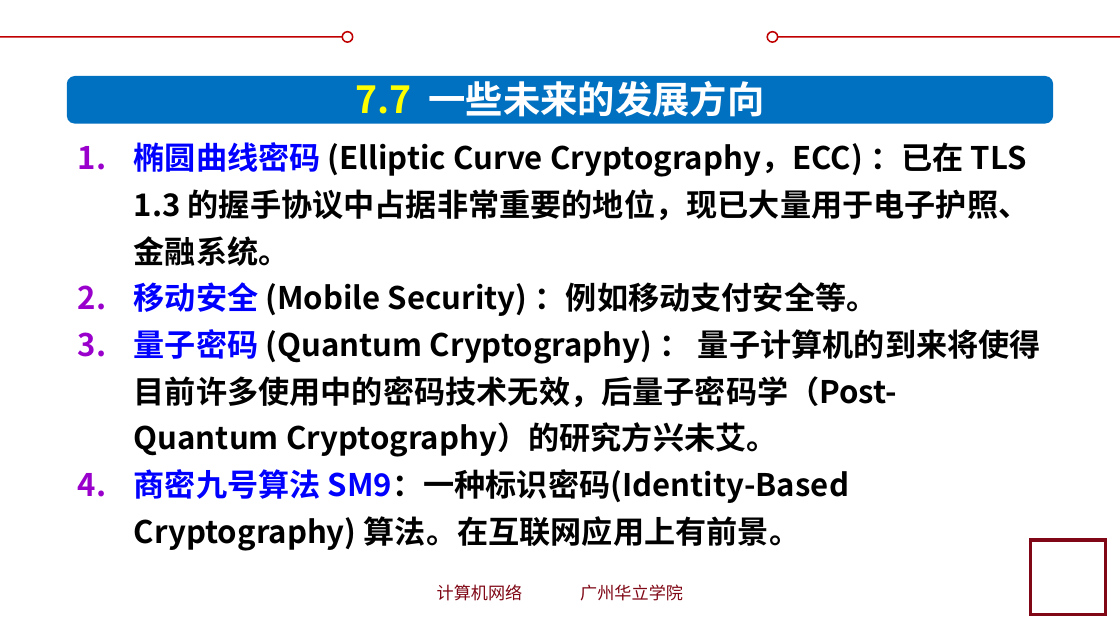
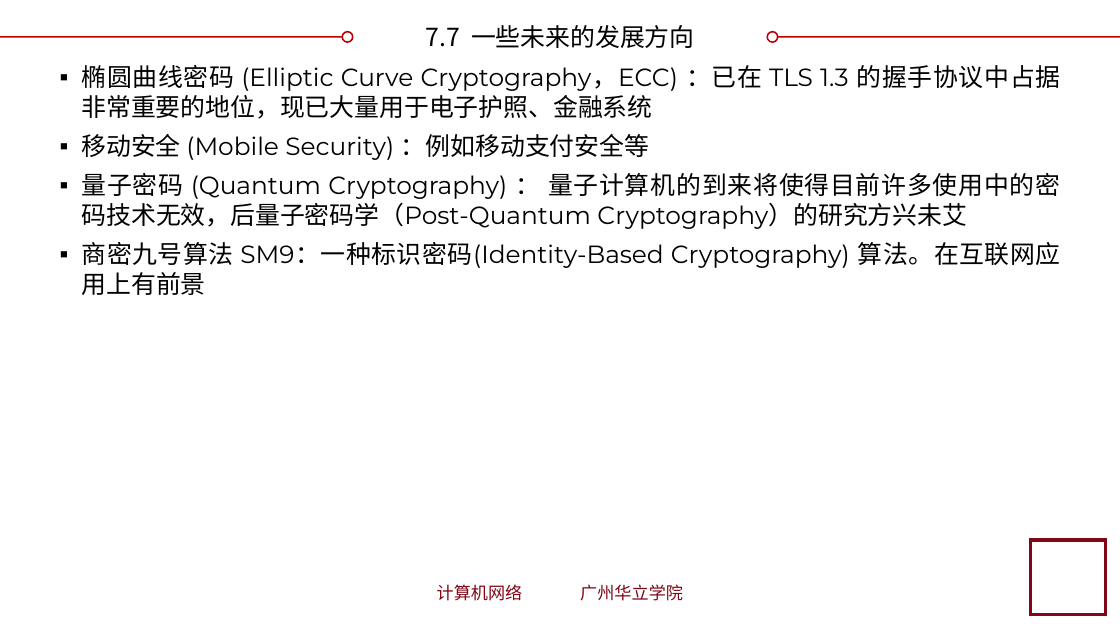
Before and after one commit to glplaman/glplaman.github.io, a slide deck: slide 110 of network/ppt/chap7.pptx (slide 112 before the commit). Drawn at 1120x630 pixels with LibreOffice and Linux fonts; fonts in the diff are those of the drawing; background and template pictures are left out. Boxes give left, top, right and bottom in pixels: in the first picture for what was removed or moved away, otherwise in the second. Text is boxed around its words. In the diff, an @@ line names an element or a change of style, - is before the commit and + after.

```diff
--- a/network/ppt/chap7.pptx
+++ b/network/ppt/chap7.pptx
@@ title "7.7 一些未来的发展方向": place and size @@
-title "7.7 一些未来的发展方向" at box(355, 75, 765, 117)
+title "7.7 一些未来的发展方向" at box(425, 25, 694, 48)
@@ title "7.7 一些未来的发展方向" at box(425, 25, 694, 48): size 24 to 16 pt, bold off; text colour #FFFF00 to #000000 in "7.7"; text colour #FFFFFF to #000000 in "一些未来的发展方向"; vertical alignment top to middle @@
@@ rounded rectangle removed at box(67, 76, 1054, 124) @@
@@ text at box(82, 65, 1061, 295): text changed; size 20 to 16 pt; font Noto Sans CJK SC to Montserrat; bold off @@
-1. 椭圆曲线密码 (Elliptic Curve Cryptography，ECC) ：已在 TLS 1.3 的握手协议中占据非常重要的地位，现已大量用于电子护照、金融系统。
-2. 移动安全 (Mobile Security) ：例如移动支付安全等。
-3. 量子密码 (Quantum Cryptography) ： 量子计算机的到来将使得目前许多使用中的密码技术无效，后量子密码学（Post-Quantum Cryptography）的研究方兴未艾。
-4. 商密九号算法 SM9：一种标识密码(Identity-Based Cryptography) 算法。在互联网应用上有前景。
+▪ 椭圆曲线密码 (Elliptic Curve Cryptography，ECC) ：已在 TLS 1.3 的握手协议中占据非常重要的地位，现已大量用于电子护照、金融系统
+▪ 移动安全 (Mobile Security) ：例如移动支付安全等
+▪ 量子密码 (Quantum Cryptography) ： 量子计算机的到来将使得目前许多使用中的密码技术无效，后量子密码学（Post-Quantum Cryptography）的研究方兴未艾
+▪ 商密九号算法 SM9：一种标识密码(Identity-Based Cryptography) 算法。在互联网应用上有前景
```
Also in this commit, not shown: 49 other slides changed, 2 slides removed, 5 other files.
